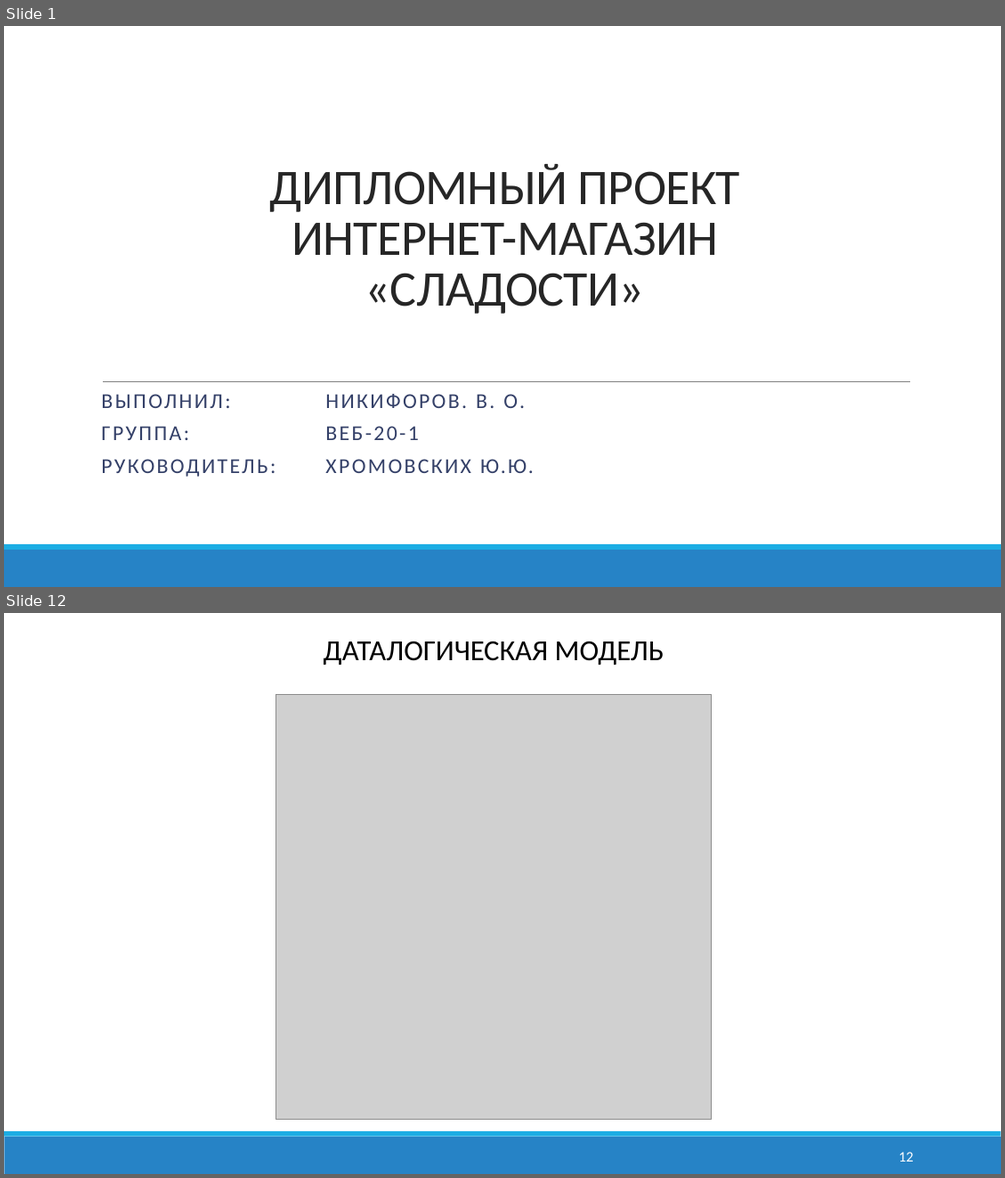
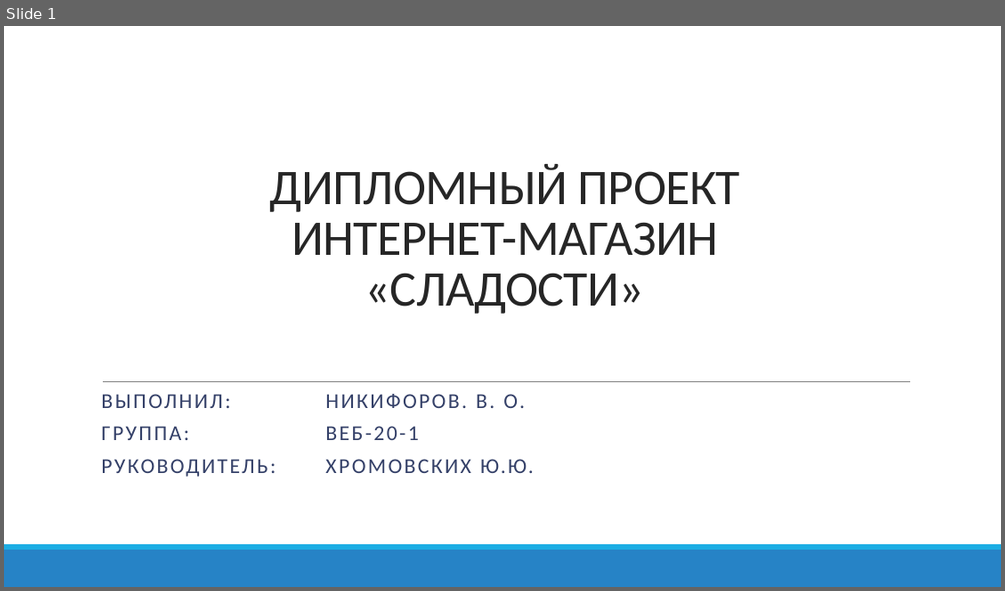
Before and after one commit to NikvaseN/degree-work, a slide deck: docs/Презентация.pptx. Shown one above the other, each under a label of ours: slides 1 and 12 before the commit, slide 1 after it; the slides between them are not shown. The pictures are 1005x1178 and 1005x591 pixels, drawn with LibreOffice and Linux fonts; fonts in the diff are those of the drawing; grey boxes stand for pictures. Boxes give left, top, right and bottom in pixels: in the first picture for what was removed or moved away, otherwise in the second. Text is boxed around its words. In the diff, an @@ line names an element or a change of style, - is before the commit and + after.

```diff
--- a/docs/Презентация.pptx
+++ b/docs/Презентация.pptx
@@ slide 12 removed at (x1=4, y1=613, x2=1001, y2=1174), background #FFFFFF; not listed: 2 template elements that a slide beside it also shows @@
@@ text removed at (x1=324, y1=641, x2=664, y2=665) @@
-ДАТАЛОГИЧЕСКАЯ МОДЕЛЬ
@@ picture removed at (x1=276, y1=695, x2=712, y2=1119) @@
@@ page number removed at (x1=898, y1=1151, x2=914, y2=1161) @@
-12
```
Also in this commit, not shown: 2 slides changed, 2 slides added, 16 other slides removed, 13 other files.
